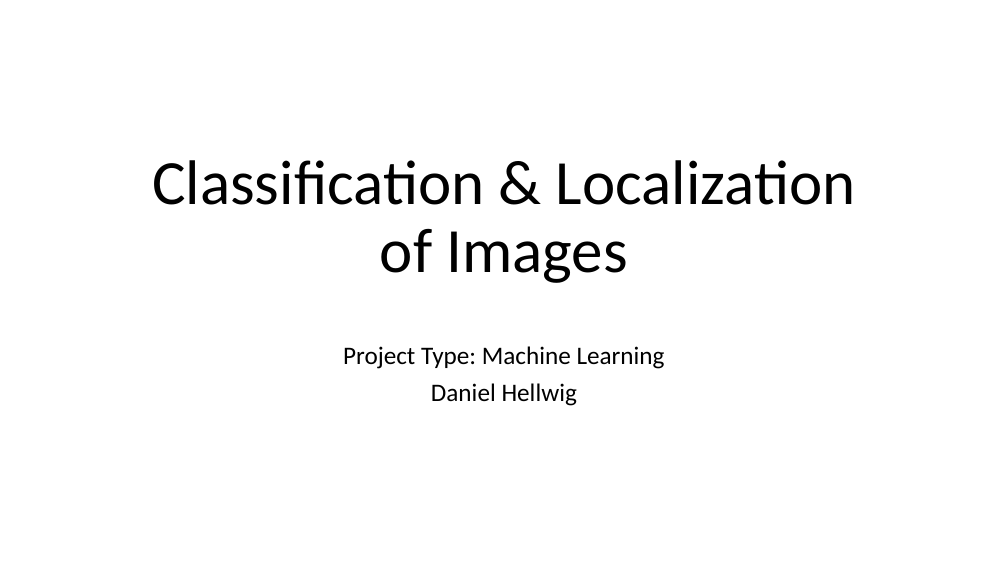
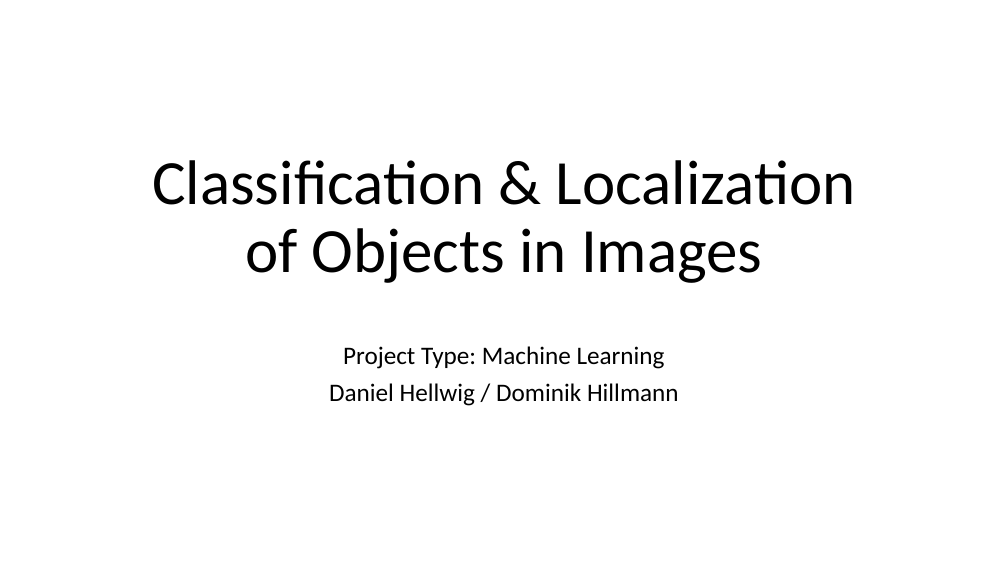
Before and after one commit to damilo/project.ml.imloc.repo, a slide deck: slide 1 of project.ml.imloc.pptx. Drawn at 1008x567 pixels with LibreOffice and Linux fonts; fonts in the diff are those of the drawing. Boxes give left, top, right and bottom in pixels: in the first picture for what was removed or moved away, otherwise in the second. Text is boxed around its words. In the diff, an @@ line names an element or a change of style, - is before the commit and + after.

```diff
--- a/project.ml.imloc.pptx
+++ b/project.ml.imloc.pptx
@@ title at <box>152,160,856,283</box>: text changed @@
-Classification & Localization
-of Images
+Classification & Localization
+of Objects in Images
@@ subtitle at <box>329,383,679,406</box>: text changed @@
-Daniel Hellwig
+Daniel Hellwig / Dominik Hillmann
```
Also in this commit, not shown: 1 other file.
